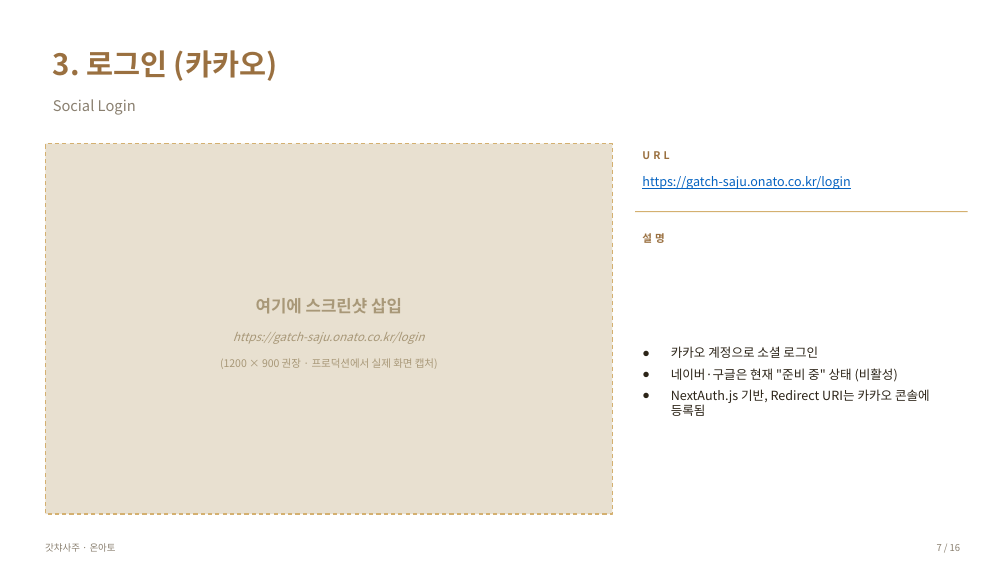
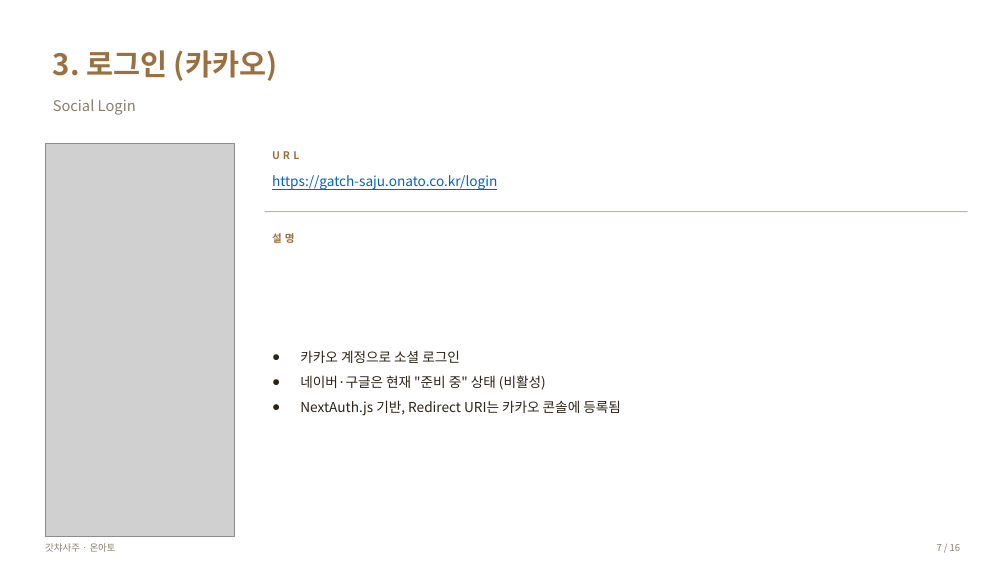
Before and after one commit to Kyun92/gatch-saju, a slide deck: slide 7 of docs/toss-payment-flow.pptx. Drawn at 1008x567 pixels with LibreOffice and Linux fonts; fonts in the diff are those of the drawing; grey boxes stand for pictures. Boxes give left, top, right and bottom in pixels: in the first picture for what was removed or moved away, otherwise in the second. Text is boxed around its words. In the diff, an @@ line names an element or a change of style, - is before the commit and + after.

```diff
--- a/docs/toss-payment-flow.pptx
+++ b/docs/toss-payment-flow.pptx
@@ rectangle removed at (45, 144, 613, 514) @@
@@ rectangle added at (45, 144, 234, 537), fill #FFFFFF, outline #D4B070 1 pt @@
@@ picture added at (45, 144, 234, 537) @@
@@ text "URL": place and size @@
-text "URL" at (642, 151, 669, 159)
+text "URL" at (272, 151, 299, 159)
@@ text "https://gatch-saju.onato.co.kr/login": place and size @@
-text "https://gatch-saju.onato.co.kr/login" at (642, 176, 850, 189)
+text "https://gatch-saju.onato.co.kr/login" at (272, 175, 497, 190)
@@ text "https://gatch-saju.onato.co.kr/login" at (272, 175, 497, 190): size 12 to 13 pt @@
@@ text "설명": place and size @@
-text "설명" at (642, 233, 664, 243)
+text "설명" at (272, 233, 294, 243)
@@ line added from (265, 212) to (968, 212), #D4B070 1 pt @@
@@ text "카카오 계정으로 소셜 로그인": place and size @@
-text "카카오 계정으로 소셜 로그인" at (671, 346, 930, 416)
+text "카카오 계정으로 소셜 로그인" at (300, 350, 621, 416)
@@ text "카카오 계정으로 소셜 로그인" at (300, 350, 621, 416): size 12 to 13 pt; more space between paragraphs @@
@@ text removed at (256, 298, 402, 314) @@
-여기에 스크린샷 삽입
@@ text removed at (220, 358, 438, 369) @@
-(1200 × 900 권장 · 프로덕션에서 실제 화면 캡처)
@@ text removed at (233, 332, 425, 344) @@
-https://gatch-saju.onato.co.kr/login
```
Also in this commit, not shown: 9 other slides changed, 18 other files.
